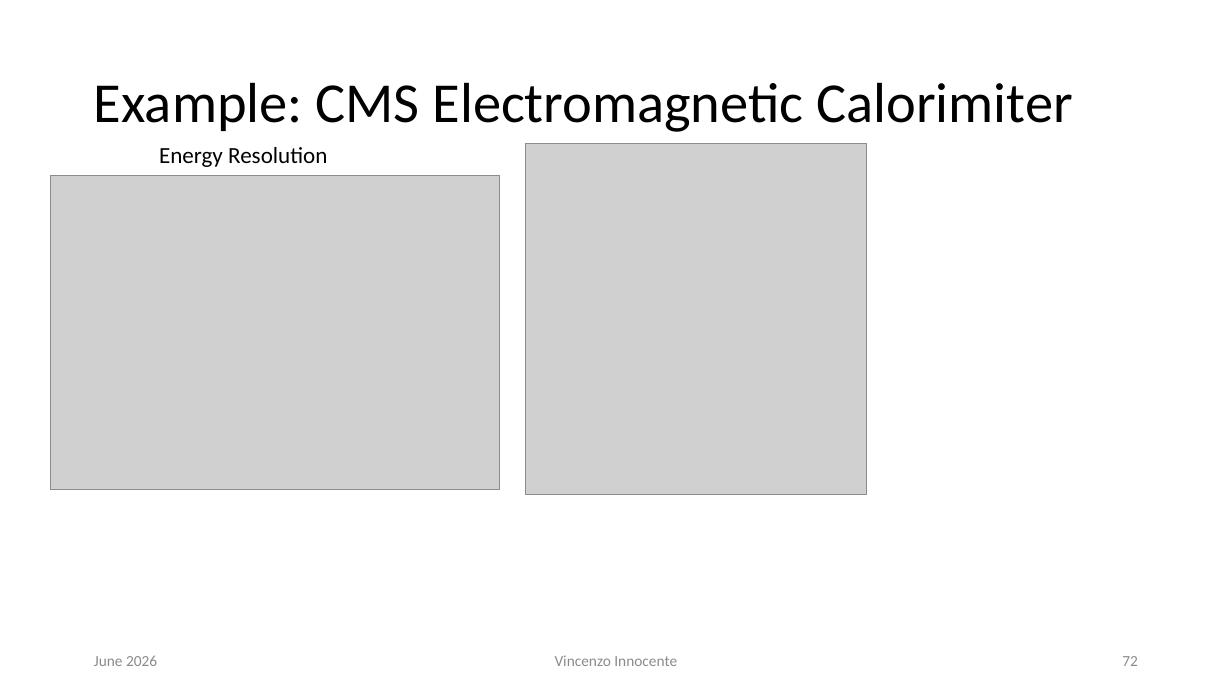
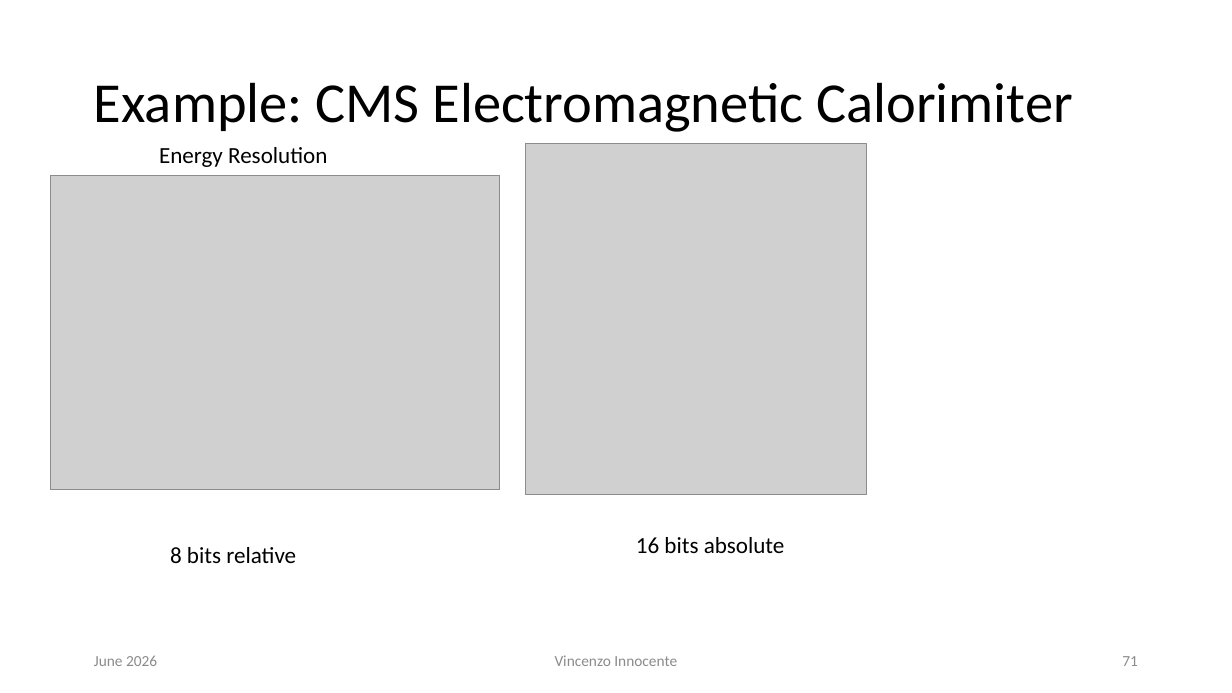
Before and after one commit to VinInn/FPCourse, a slide deck: slide 71 of Slides/FPforScientist.pptx (slide 72 before the commit). Drawn at 1232x693 pixels with LibreOffice and Linux fonts; fonts in the diff are those of the drawing; grey boxes stand for pictures. Boxes give left, top, right and bottom in pixels: in the first picture for what was removed or moved away, otherwise in the second. Text is boxed around its words. In the diff, an @@ line names an element or a change of style, - is before the commit and + after.

```diff
--- a/Slides/FPforScientist.pptx
+++ b/Slides/FPforScientist.pptx
@@ text added at (636,537,785,553), 18 pt, text #000000 @@
+16 bits absolute
@@ text added at (170,547,296,563), 18 pt, text #000000 @@
+8 bits relative
@@ page number at (1122,656,1138,666): text changed @@
-72
+71
```
Also in this commit, not shown: 3 other slides changed.
